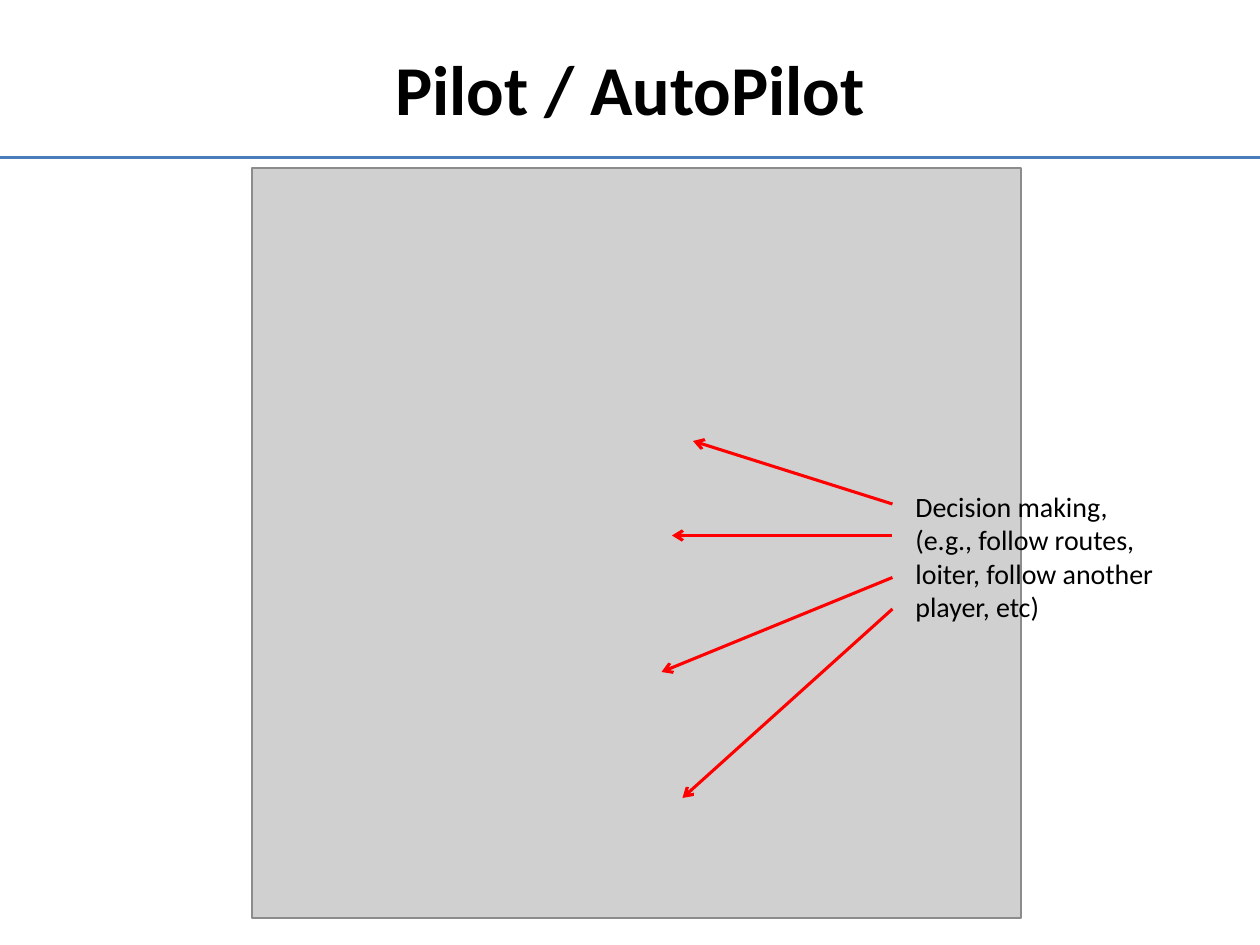
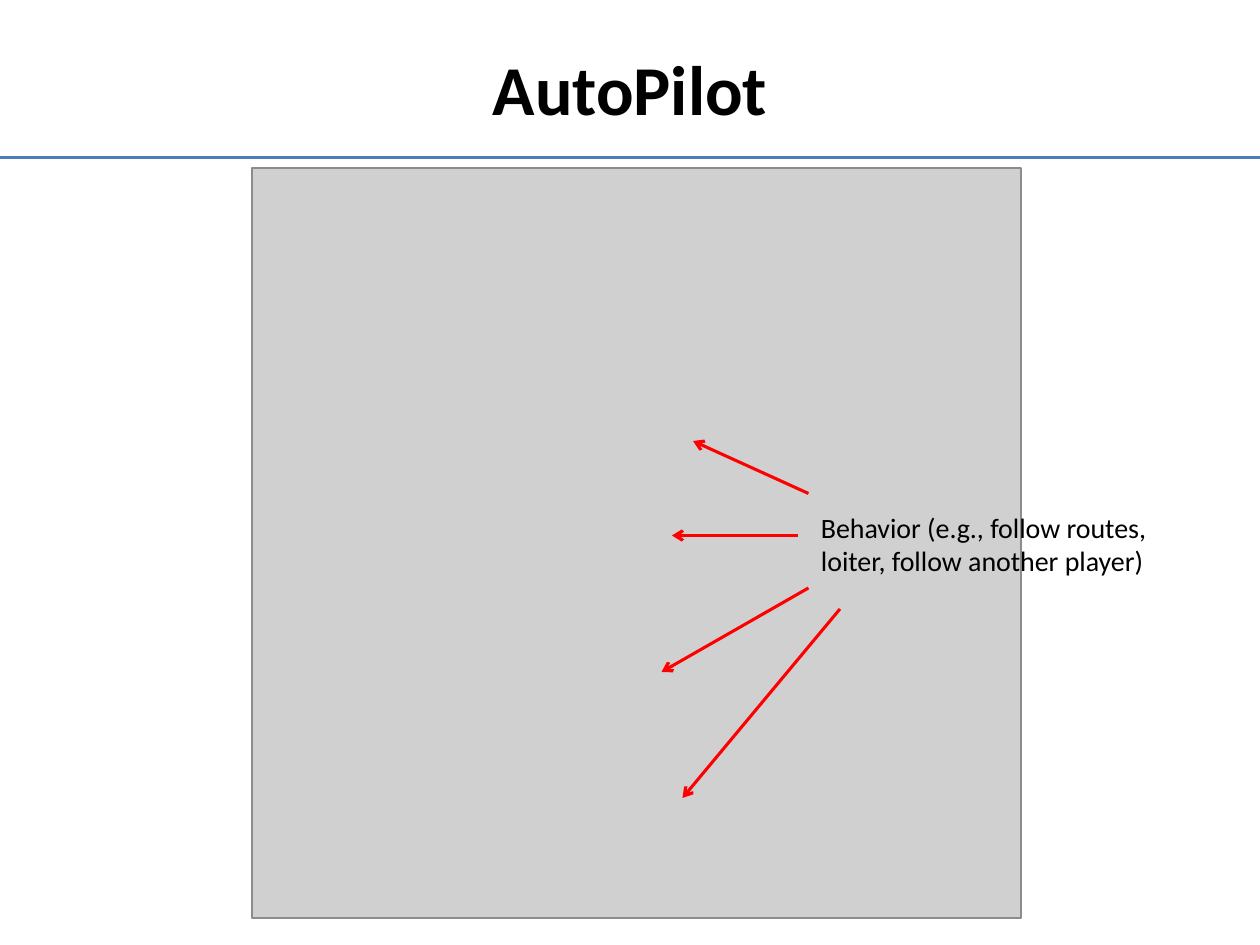
Before and after one commit to doughodson/OpenEaagles, a slide deck: slide 26 of doc/player-agent.pptx (slide 25 before the commit). Drawn at 1260x945 pixels with LibreOffice and Linux fonts; fonts in the diff are those of the drawing; grey boxes stand for pictures. Boxes give left, top, right and bottom in pixels: in the first picture for what was removed or moved away, otherwise in the second. Text is boxed around its words. In the diff, an @@ line names an element or a change of style, - is before the commit and + after.

```diff
--- a/doc/player-agent.pptx
+++ b/doc/player-agent.pptx
@@ title at (493,66,767,116): text changed @@
-Pilot / AutoPilot
+AutoPilot
@@ arrow moved from (892, 504) - (693, 441) to (809, 494) - (693, 441) @@
@@ arrow moved from (892, 536) - (672, 536) to (798, 536) - (672, 536) @@
@@ text at (821,514,1146,578): text changed @@
-Decision making, (e.g., follow routes,
-loiter, follow another player, etc)
+Behavior (e.g., follow routes,
+loiter, follow another player)
@@ arrow moved from (892, 577) - (662, 672) to (809, 588) - (662, 672) @@
@@ arrow moved from (892, 609) - (683, 798) to (840, 609) - (683, 798) @@
```
Also in this commit, not shown: 10 other slides changed, 2 slides added, 1 slide removed.
